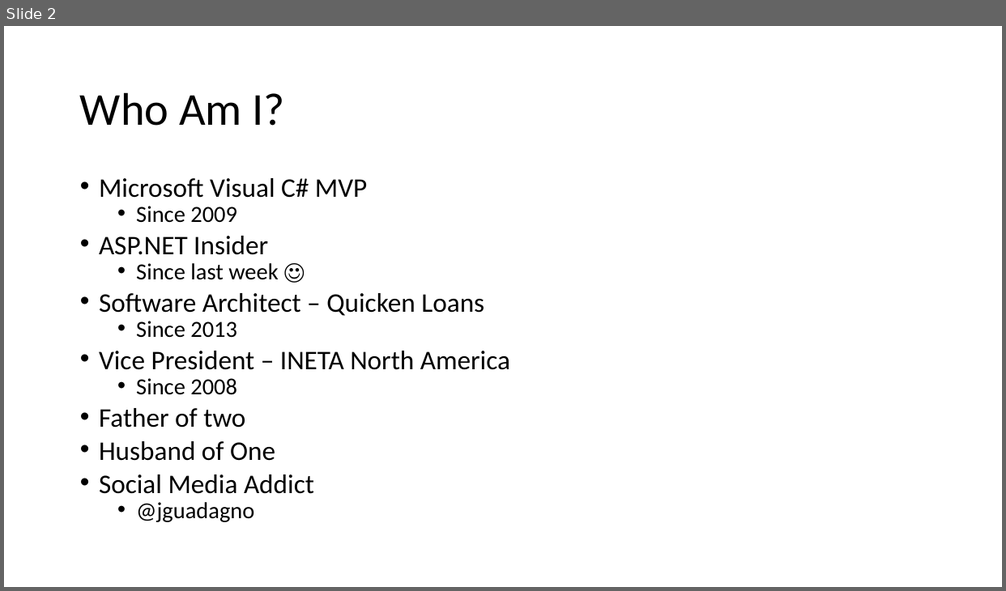
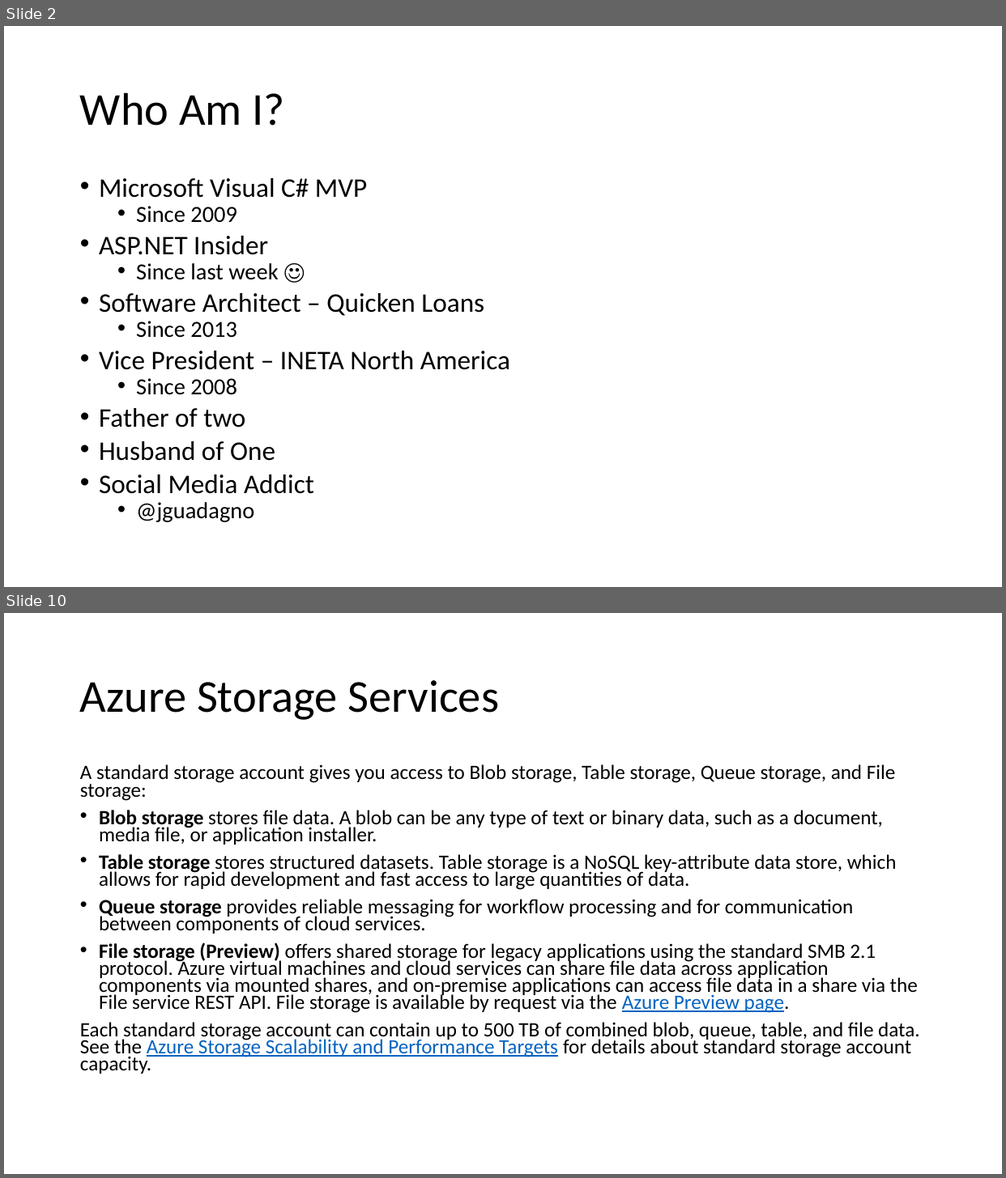
Before and after one commit to jguadagno/AzurePhotos, a slide deck: Azure Cloud Services.pptx. Shown one above the other, each under a label of ours: slide 2 before the commit, slides 2 and 10 after it; the slides between them are not shown. The pictures are 1006x591 and 1006x1178 pixels, drawn with LibreOffice and Linux fonts; fonts in the diff are those of the drawing. Boxes give left, top, right and bottom in pixels: in the first picture for what was removed or moved away, otherwise in the second. Text is boxed around its words. In the diff, an @@ line names an element or a change of style, - is before the commit and + after.

```diff
--- a/Azure Cloud Services.pptx
+++ b/Azure Cloud Services.pptx
@@ slide 10 added at (4,613,1002,1174), background #FFFFFF @@
@@ title added at (80,680,499,720), 44 pt, text #000000 @@
+Azure Storage Services
@@ text added at (80,764,919,1074), 19.6 pt, text #000000 @@
+A standard storage account gives you access to Blob storage, Table storage, Queue storage, and File storage:
+• Blob storage stores file data. A blob can be any type of text or binary data, such as a document, media file, or application installer.
+• Table storage stores structured datasets. Table storage is a NoSQL key-attribute data store, which allows for rapid development and fast access to large quantities of data.
+• Queue storage provides reliable messaging for workflow processing and for communication between components of cloud services.
+• File storage (Preview) offers shared storage for legacy applications using the standard SMB 2.1 protocol. Azure virtual machines and cloud services can share file data across application components via mounted shares, and on-premise applications can access file data in a share via the File service REST API. File storage is available by request via the Azure Preview page.
+Each standard storage account can contain up to 500 TB of combined blob, queue, table, and file data. See the Azure Storage Scalability and Performance Targets for details about standard storage account capacity.
```
Also in this commit, not shown: 2 slides changed, 22 other slides added.
